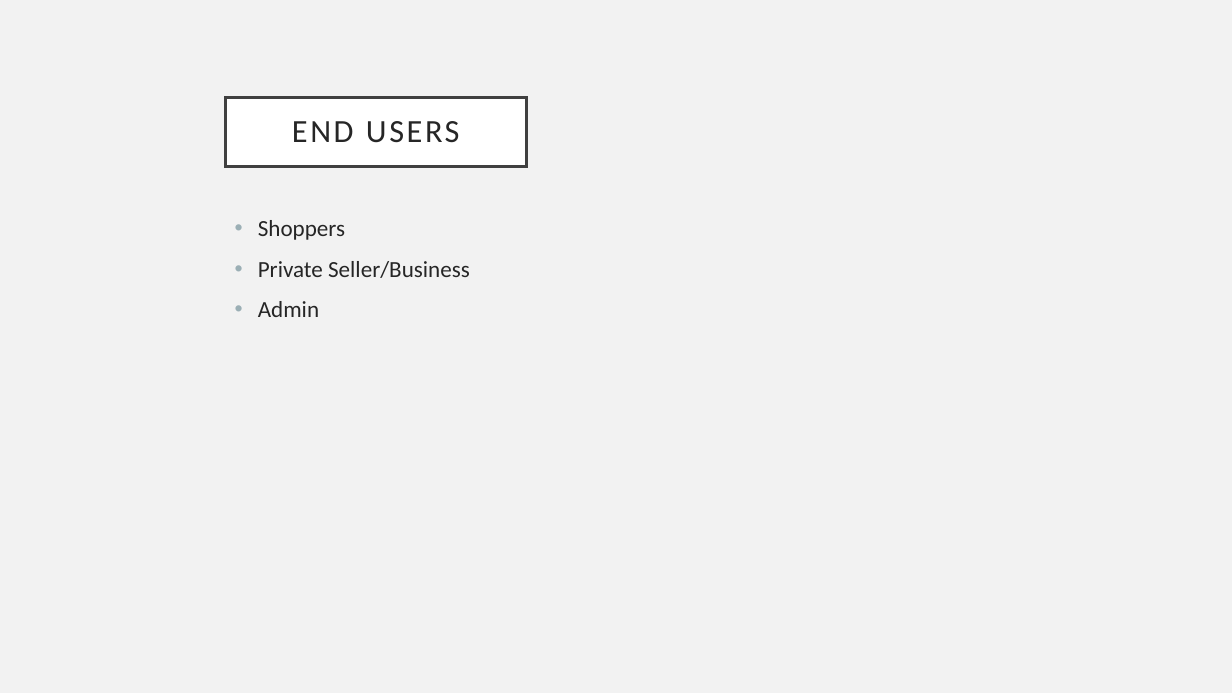
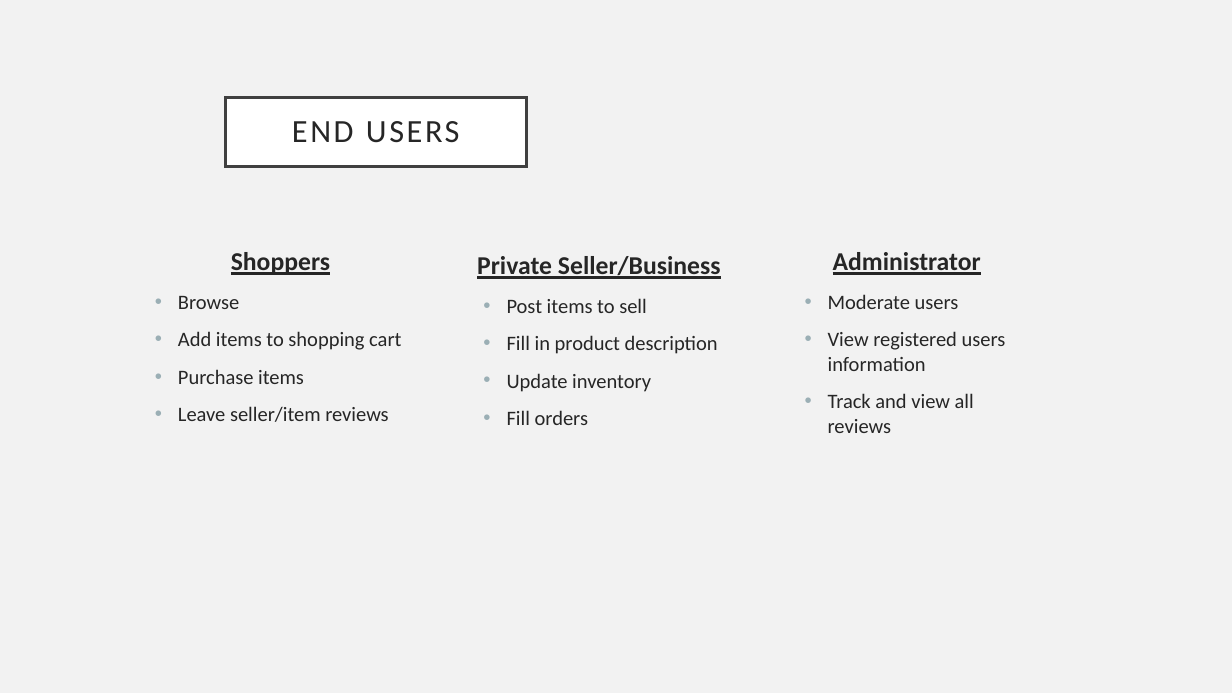
Before and after one commit to chocolatethunder/Big-Buy-Store, a slide deck: slide 3 of 471 presentation.pptx. Drawn at 1232x693 pixels with LibreOffice and Linux fonts; fonts in the diff are those of the drawing. Boxes give left, top, right and bottom in pixels: in the first picture for what was removed or moved away, otherwise in the second. Text is boxed around its words. In the diff, an @@ line names an element or a change of style, - is before the commit and + after.

Commit message:
Added to Users slide
Added some points to the user's slide

```diff
--- a/471 presentation.pptx
+++ b/471 presentation.pptx
@@ text "Shoppers": place and size @@
-text "Shoppers" at (258, 220, 470, 317)
+text "Shoppers" at (178, 252, 401, 422)
@@ text at (231, 252, 330, 275): size 18 to 20 pt, bold on, underline on in "Shoppers"; alignment left to centre; bullet • to none @@
@@ text added at (477, 256, 721, 425), 16 pt, text #262626 @@
+Private Seller/Business
+  • Post items to sell
+  • Fill in product description
+  • Update inventory
+  • Fill orders
@@ text added at (828, 252, 1006, 433), 16 pt, text #262626 @@
+Administrator
+  • Moderate users
+  • View registered users information
+  • Track and view all reviews
@@ text at (178, 296, 401, 422): text changed; size 18 to 16 pt @@
-• Private Seller/Business
-• Admin
+  • Browse
+  • Add items to shopping cart
+  • Purchase items
+  • Leave seller/item reviews
```
